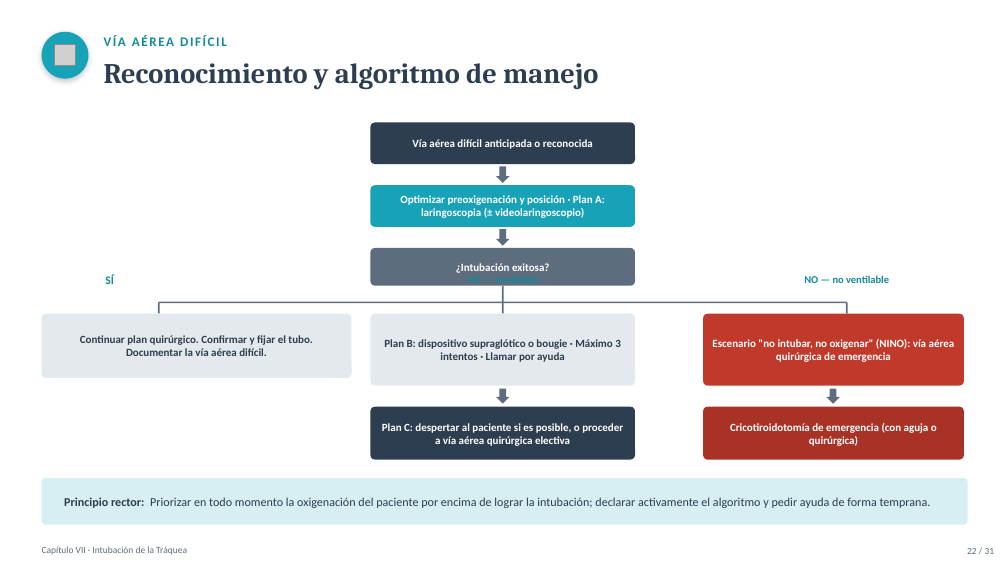
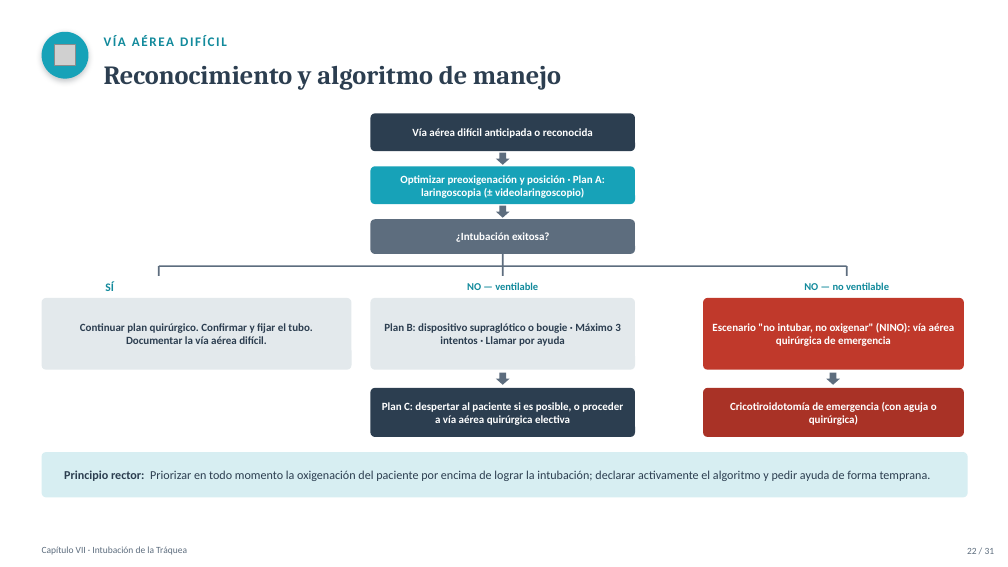
Before and after one commit to lestertavarezr/gpa-academy1, a slide deck: slide 22 of presentaciones/Capitulo_VII_Intubacion_de_la_Traquea.pptx. Drawn at 1008x567 pixels with LibreOffice and Linux fonts; fonts in the diff are those of the drawing; grey boxes stand for pictures. Boxes give left, top, right and bottom in pixels: in the first picture for what was removed or moved away, otherwise in the second. Text is boxed around its words. In the diff, an @@ line names an element or a change of style, - is before the commit and + after.

```diff
--- a/presentaciones/Capitulo_VII_Intubacion_de_la_Traquea.pptx
+++ b/presentaciones/Capitulo_VII_Intubacion_de_la_Traquea.pptx
@@ text "Reconocimiento y algoritmo de manejo" at [104, 65, 561, 90]: size 27 to 25 pt @@
@@ rounded rectangle: place and size @@
-rounded rectangle at [371, 123, 635, 164]
+rounded rectangle at [371, 113, 635, 151]
@@ text "Vía aérea difícil anticipada o ...": place and size @@
-text "Vía aérea difícil anticipada o ..." at [412, 139, 593, 149]
+text "Vía aérea difícil anticipada o ..." at [412, 128, 593, 138]
@@ rounded rectangle: place and size @@
-rounded rectangle at [371, 185, 635, 227]
+rounded rectangle at [371, 166, 635, 204]
@@ text "Optimizar preoxigenación y posición · ...": place and size @@
-text "Optimizar preoxigenación y posición · ..." at [400, 195, 605, 218]
+text "Optimizar preoxigenación y posición · ..." at [400, 175, 605, 198]
@@ down arrow: place and size @@
-down arrow at [496, 166, 510, 183]
+down arrow at [496, 153, 510, 165]
@@ down arrow: place and size @@
-down arrow at [496, 229, 510, 246]
+down arrow at [496, 206, 510, 218]
@@ rounded rectangle: place and size @@
-rounded rectangle at [371, 248, 635, 286]
+rounded rectangle at [371, 219, 635, 254]
@@ proportions changed in 7 elements at [371, 113, 635, 151], [42, 298, 352, 370], [371, 388, 635, 437], [703, 388, 964, 437], [371, 166, 635, 204], [42, 452, 968, 498], [371, 219, 635, 254] @@
@@ text "¿Intubación exitosa?": place and size @@
-text "¿Intubación exitosa?" at [456, 263, 550, 273]
+text "¿Intubación exitosa?" at [456, 232, 550, 242]
@@ line moved from (503, 286) - (503, 302) to (503, 254) - (503, 266) @@
@@ 4 lines: place and size @@
-4 lines at [159, 302, 847, 314]
+4 lines at [159, 266, 847, 276]
@@ rounded rectangle: place and size @@
-rounded rectangle at [42, 314, 352, 378]
+rounded rectangle at [42, 298, 352, 370]
@@ text "SÍ": place and size @@
-text "SÍ" at [105, 274, 114, 284]
+text "SÍ" at [105, 281, 114, 291]
@@ text "NO — ventilable": place and size @@
-text "NO — ventilable" at [467, 276, 538, 287]
+text "NO — ventilable" at [467, 282, 538, 290]
@@ text "NO — no ventilable": place and size @@
-text "NO — no ventilable" at [804, 275, 889, 283]
+text "NO — no ventilable" at [804, 282, 889, 290]
@@ text "Continuar plan quirúrgico. Confirmar y ...": place and size @@
-text "Continuar plan quirúrgico. Confirmar y ..." at [80, 335, 312, 356]
+text "Continuar plan quirúrgico. Confirmar y ..." at [80, 323, 312, 344]
@@ rounded rectangle: place and size @@
-rounded rectangle at [371, 407, 635, 460]
+rounded rectangle at [371, 388, 635, 437]
@@ rounded rectangle: place and size @@
-rounded rectangle at [703, 407, 964, 460]
+rounded rectangle at [703, 388, 964, 437]
@@ 2 texts, 2 rounded rectangles, 2 down arrows: place and size @@
-2 texts, 2 rounded rectangles, 2 down arrows at [371, 314, 964, 404]
+2 texts, 2 rounded rectangles, 2 down arrows at [371, 298, 964, 385]
@@ text "Plan C: despertar al paciente ...": place and size @@
-text "Plan C: despertar al paciente ..." at [382, 423, 623, 446]
+text "Plan C: despertar al paciente ..." at [382, 402, 623, 425]
@@ text "Cricotiroidotomía de emergencia (con aguja ...": place and size @@
-text "Cricotiroidotomía de emergencia (con aguja ..." at [730, 423, 937, 446]
+text "Cricotiroidotomía de emergencia (con aguja ..." at [730, 402, 937, 425]
@@ rounded rectangle: place and size @@
-rounded rectangle at [42, 478, 968, 525]
+rounded rectangle at [42, 452, 968, 498]
@@ text "Principio rector: Priorizar en todo ...": place and size @@
-text "Principio rector: Priorizar en todo ..." at [64, 497, 931, 508]
+text "Principio rector: Priorizar en todo ..." at [64, 470, 931, 481]
```
Also in this commit, not shown: 28 other slides changed, 1 other file.
